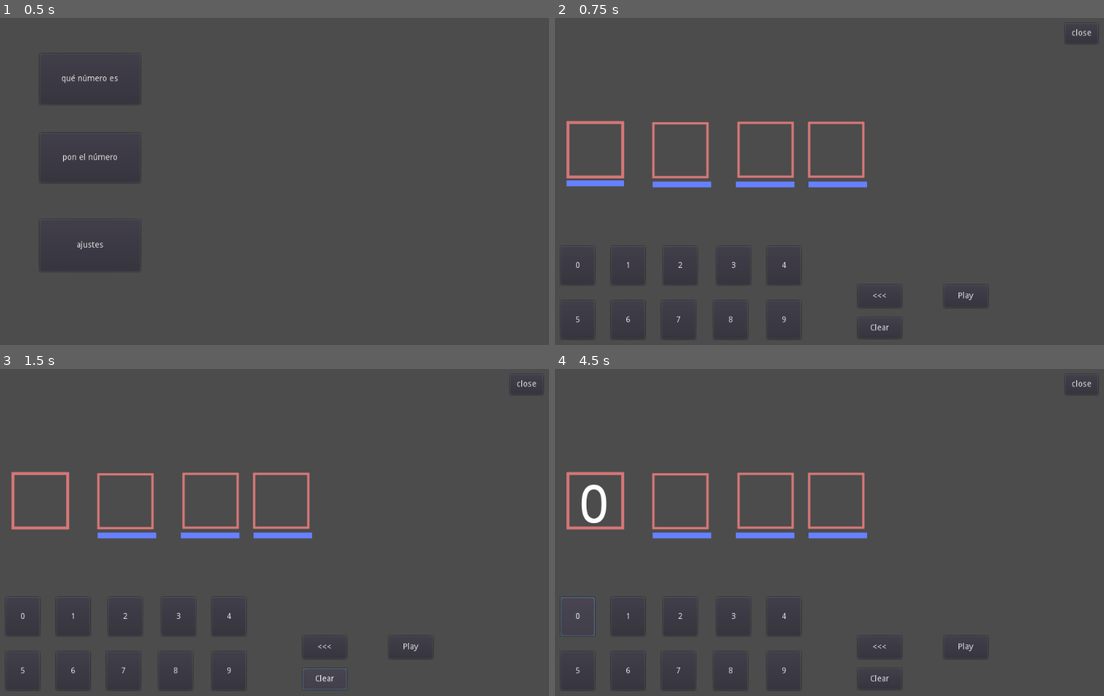
Above: before the commit, frames 1-4 (two rows, left to right).
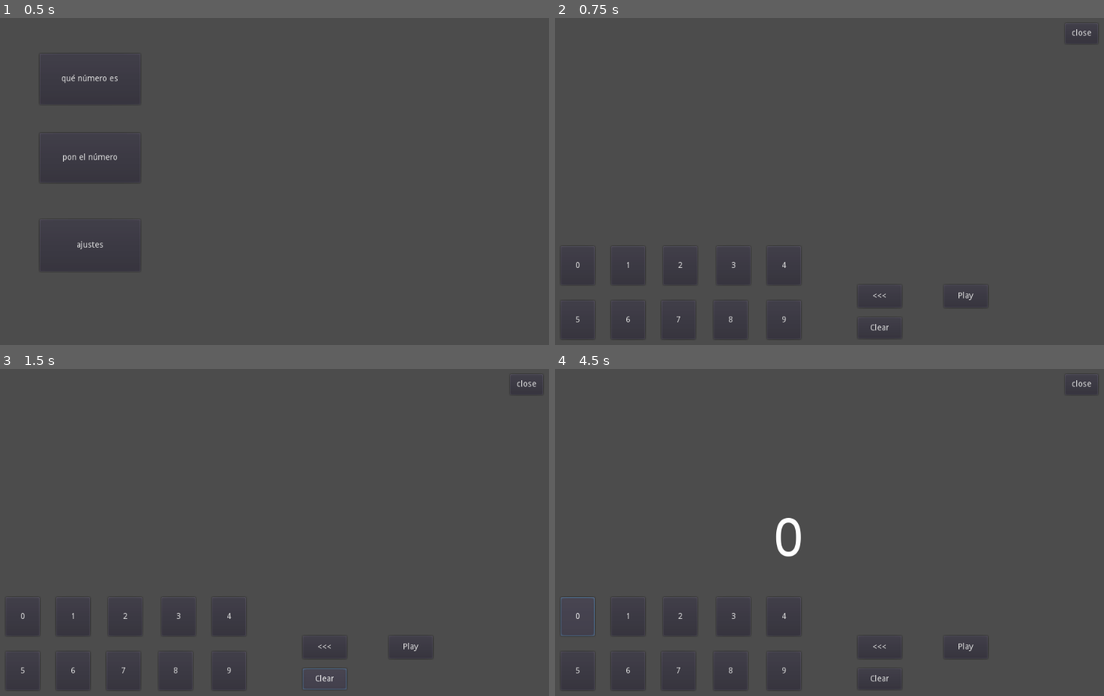
Above: after the commit, the same moments.

Repository: butelo/numerapp
Game: Godot game, scene res://World.tscn
Two runs of this game, one before a commit and one after it. Both use one fixed random seed, a clock stepped at 60 frames per second and the inputs below.
Inputs:
- Up to frame 1 (0.5 s): no input
- Up to frame 2 (0.75 s): click "qué número es" at 0.5 s
- Up to frame 3 (1.5 s): click "Clear" at 1.25 s
- Up to frame 4 (4.5 s): click "Play" at 2 s; click "Play" at 2.75 s; click "<<<" at 3.5 s; click "0" at 4.25 s

Frame 1 is identical in both runs. In frame 2, 2.4% of the frame differs, in the area x 2-57%, y 31-52%; in frame 3, 2.2%; in frame 4, 2.7%, in the area x 2-57%, y 31-58%.

Commit message:
change button label

Diff:
--- a/common_gui/CommonGui.gd
+++ b/common_gui/CommonGui.gd
@@ -1,9 +1,8 @@
 extends Control
 
 onready var player = AudioStreamPlayer.new()
-onready var currentLabelIndex = 0
-onready var labels = [$FirstNumberGroup/firstNumberLabel, $SecondNumberGroup/secondNumberLabel, $ThirdNumberGroup/thirdhNumberLabel, $FourthNumberGroup/fourthNumberLabel]
-
+onready var currentLabelIndex = 3
+onready var labels = [$HBoxContainer/firstNumberLabel, $HBoxContainer/secondNumberLabel, $HBoxContainer/thirdhNumberLabel, $HBoxContainer/fourthNumberLabel]
 const CorrectSound = preload("res://sound/numbers/CorrectSound.gd")
 
 
@@ -26,15 +25,36 @@
 func writeNumber(sound, text):
 	player.stream = load(sound)
 	player.play()
-	if(currentLabelIndex < labels.size()):
+
+	var number =  labels.size() - currentLabelIndex
+	print(number)
+
+	if(currentLabelIndex == labels.size()-1):
 		labels[currentLabelIndex].text= text
-		currentLabelIndex = currentLabelIndex +1
+		currentLabelIndex = currentLabelIndex -1
+	elif(currentLabelIndex<labels.size()-1 && currentLabelIndex>=0):
+
+
+
+		labels[currentLabelIndex].text= labels[currentLabelIndex ].text
+		labels[currentLabelIndex+1].text = text
+		currentLabelIndex = currentLabelIndex -1
+
+
+
+#	if(currentLabelIndex < labels.size()):
+#		labels[currentLabelIndex].text= text
+#		currentLabelIndex = currentLabelIndex -1
+
+
+
+
 
 
 func _on_DeleteAllButton_pressed():
 	for label in labels:
 		label.text = ""
-	currentLabelIndex = 0
+	currentLabelIndex = 3
 
 
 func _on_PlayButton_pressed():
--- a/common_gui/CommonGui.tscn
+++ b/common_gui/CommonGui.tscn
@@ -6,24 +6,20 @@
 
 [sub_resource type="DynamicFont" id=1]
 size = 90
-font_data = ExtResource( 2 )
-
-[sub_resource type="Animation" id=2]
-resource_name = "flickering"
-length = 0.6
-loop = true
-tracks/0/type = "value"
-tracks/0/path = NodePath(".:visible")
-tracks/0/interp = 1
-tracks/0/loop_wrap = true
-tracks/0/imported = false
-tracks/0/enabled = true
-tracks/0/keys = {
-"times": PoolRealArray( 0, 0.3, 0.6 ),
-"transitions": PoolRealArray( 1, 1, 1 ),
-"update": 1,
-"values": [ true, false, true ]
-}
+use_filter = true
+font_data = ExtResource( 2 )
+
+[sub_resource type="DynamicFont" id=2]
+size = 90
+font_data = ExtResource( 2 )
+
+[sub_resource type="DynamicFont" id=3]
+size = 90
+font_data = ExtResource( 2 )
+
+[sub_resource type="DynamicFont" id=4]
+size = 90
+font_data = ExtResource( 2 )
 
 [node name="Control" type="Control"]
 anchor_right = 1.0
@@ -32,7 +28,6 @@
 margin_bottom = 1.53674
 script = ExtResource( 1 )
 __meta__ = {
-"_edit_horizontal_guides_": [ 204.051 ],
 "_edit_use_anchors_": false
 }
 
@@ -76,121 +71,6 @@
 "_edit_use_anchors_": false
 }
 
-[node name="FirstNumberGroup" type="Control" parent="."]
-__meta__ = {
-"_edit_use_anchors_": false
-}
-
-[node name="FirstNumberLine" type="Line2D" parent="FirstNumberGroup"]
-position = Vector2( -12.8251, -1.53671 )
-scale = Vector2( 0.982493, 1 )
-points = PoolVector2Array( 99.39, 304.706, 199.277, 304.706 )
-
-[node name="Polygon2D" type="Polygon2D" parent="FirstNumberGroup"]
-position = Vector2( -55.8815, 154.441 )
-color = Color( 0.839216, 0.466667, 0.466667, 1 )
-antialiased = true
-invert_enable = true
-invert_border = 4.0
-polygon = PoolVector2Array( 145.294, 46.5369, 145.294, 135.667, 234.684, 135.667, 234.684, 46.5369 )
-
-[node name="firstNumberLabel" type="Label" parent="FirstNumberGroup"]
-margin_left = 107.252
-margin_top = 200.978
-margin_right = 157.252
-margin_bottom = 302.978
-custom_fonts/font = SubResource( 1 )
-__meta__ = {
-"_edit_use_anchors_": false
-}
-
-[node name="AnimationPlayer" type="AnimationPlayer" parent="FirstNumberGroup"]
-root_node = NodePath("../FirstNumberLine")
-autoplay = "flickering"
-anims/flickering = SubResource( 2 )
-
-[node name="FourthNumberGroup" type="Control" parent="."]
-__meta__ = {
-"_edit_use_anchors_": false
-}
-
-[node name="FourthNumberLine" type="Line2D" parent="FourthNumberGroup"]
-position = Vector2( 398.853, 0 )
-points = PoolVector2Array( 99.39, 304.706, 199.277, 304.706 )
-
-[node name="Polygon2D4" type="Polygon2D" parent="FourthNumberGroup"]
-position = Vector2( 355.317, 154.441 )
-color = Color( 0.839216, 0.466667, 0.466667, 1 )
-antialiased = true
-invert_enable = true
-invert_border = 3.0
-polygon = PoolVector2Array( 145.294, 46.5369, 145.294, 135.667, 234.684, 135.667, 234.684, 46.5369 )
-
-[node name="fourthNumberLabel" type="Label" parent="FourthNumberGroup"]
-margin_left = 524.618
-margin_top = 202.514
-margin_right = 574.618
-margin_bottom = 304.514
-custom_fonts/font = SubResource( 1 )
-__meta__ = {
-"_edit_use_anchors_": false
-}
-
-[node name="ThirdNumberGroup" type="Control" parent="."]
-__meta__ = {
-"_edit_use_anchors_": false
-}
-
-[node name="ThirdNumberLine" type="Line2D" parent="ThirdNumberGroup"]
-position = Vector2( 274.305, 0 )
-points = PoolVector2Array( 99.39, 304.706, 199.277, 304.706 )
-
-[node name="Polygon2D3" type="Polygon2D" parent="ThirdNumberGroup"]
-position = Vector2( 234.684, 154.441 )
-color = Color( 0.839216, 0.466667, 0.466667, 1 )
-antialiased = true
-invert_enable = true
-invert_border = 3.0
-polygon = PoolVector2Array( 145.294, 46.5369, 145.294, 135.667, 234.684, 135.667, 234.684, 46.5369 )
-
-[node name="thirdhNumberLabel" type="Label" parent="ThirdNumberGroup"]
-margin_left = 407.305
-margin_top = 202.514
-margin_right = 457.305
-margin_bottom = 304.514
-custom_fonts/font = SubResource( 1 )
-__meta__ = {
-"_edit_use_anchors_": false
-}
-
-[node name="SecondNumberGroup" type="Control" parent="."]
-rect_pivot_offset = Vector2( 0.014, 0 )
-__meta__ = {
-"_edit_use_anchors_": true
-}
-
-[node name="SecondNumerLine" type="Line2D" parent="SecondNumberGroup"]
-position = Vector2( 133, 0 )
-points = PoolVector2Array( 99.39, 304.706, 199.277, 304.706 )
-
-[node name="Polygon2D2" type="Polygon2D" parent="SecondNumberGroup"]
-position = Vector2( 89.39, 155.209 )
-color = Color( 0.839216, 0.466667, 0.466667, 1 )
-antialiased = true
-invert_enable = true
-invert_border = 3.0
-polygon = PoolVector2Array( 145.294, 46.5369, 145.294, 135.667, 234.684, 135.667, 234.684, 46.5369 )
-
-[node name="secondNumberLabel" type="Label" parent="SecondNumberGroup"]
-margin_left = 255.431
-margin_top = 202.514
-margin_right = 305.431
-margin_bottom = 304.514
-custom_fonts/font = SubResource( 1 )
-__meta__ = {
-"_edit_use_anchors_": false
-}
-
 [node name="NumberButtons" type="Control" parent="."]
 margin_right = 40.0
 margin_bottom = 40.0
@@ -298,6 +178,44 @@
 __meta__ = {
 "_edit_use_anchors_": false
 }
+
+[node name="HBoxContainer" type="HBoxContainer" parent="."]
+margin_left = 426.91
+margin_top = 258.17
+margin_right = 470.91
+margin_bottom = 272.17
+alignment = 1
+__meta__ = {
+"_edit_use_anchors_": false
+}
+
+[node name="firstNumberLabel" type="Label" parent="HBoxContainer"]
+margin_left = 50.0
+margin_right = 75.0
+margin_bottom = 102.0
+custom_fonts/font = SubResource( 1 )
+text = " "
+
+[node name="secondNumberLabel" type="Label" parent="HBoxContainer"]
+margin_left = 79.0
+margin_right = 104.0
+margin_bottom = 102.0
+custom_fonts/font = SubResource( 2 )
+text = " "
+
+[node name="thirdhNumberLabel" type="Label" parent="HBoxContainer"]
+margin_left = 108.0
+margin_right = 133.0
+margin_bottom = 102.0
+custom_fonts/font = SubResource( 3 )
+text = " "
+
+[node name="fourthNumberLabel" type="Label" parent="HBoxContainer"]
+margin_left = 137.0
+margin_right = 162.0
+margin_bottom = 102.0
+custom_fonts/font = SubResource( 4 )
+text = " "
 [connection signal="pressed" from="BackButton" to="." method="_on_BackButton_pressed"]
 [connection signal="pressed" from="PlayButton" to="." method="_on_PlayButton_pressed"]
 [connection signal="pressed" from="DeleteAllButton" to="." method="_on_DeleteAllButton_pressed"]
Not shown: 1 places in common_gui/CommonGui.tscn that only renumber resources
